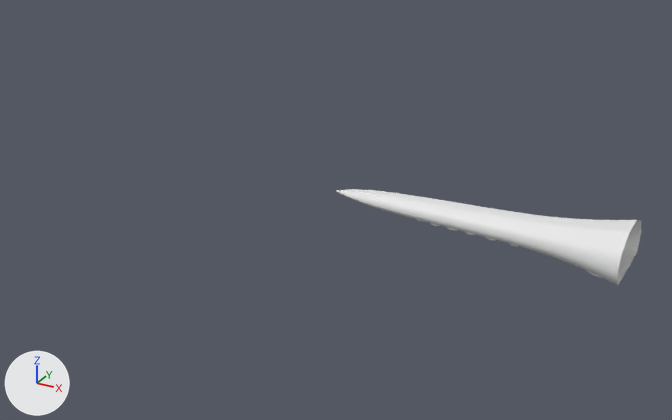
One commit to the Blender file ponorka/chapadlo/untitled.blend: the scene before it, then after it.
Camera for both pictures: a 50 mm lens placed at (17.5, -105.0, 49.8), pointed at (-33.2, -12.8, 3.7). The axes (+X, +Y, +Z) are drawn at lower left. The lights are the same throughout.
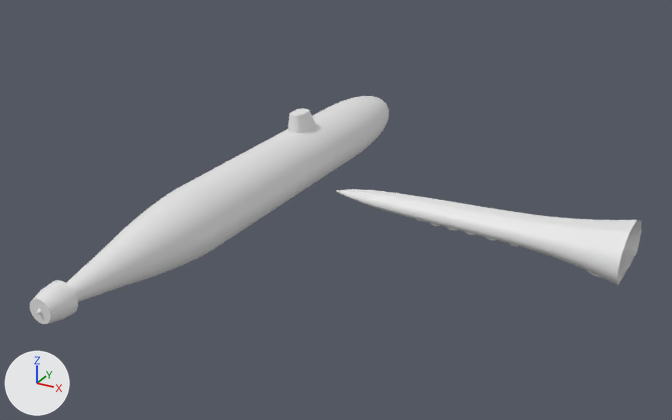
The newer file is also turned or shifted as a whole; pictures and numbers use the older file's frame.

Location of each change, [x1, y1, x2, y2] in pixels of the pictures (672 x 420 px):
'submarine', added
    after: [30, 96, 389, 324]

Edits to the bpy script that builds the scene:
```text
Add me_cylinder_040:
    me_cylinder_040.from_pydata(...)  # 742 vertices, 807 faces; spans x -4.4..4.4, y -48.8..29.4, z -4.4..6.7
Add ob_submarine:
    ob_submarine = bpy.data.objects.new('submarine', me_cylinder_040)
    ob_submarine.location = (-48.1, 0.7, 2.7)
```
